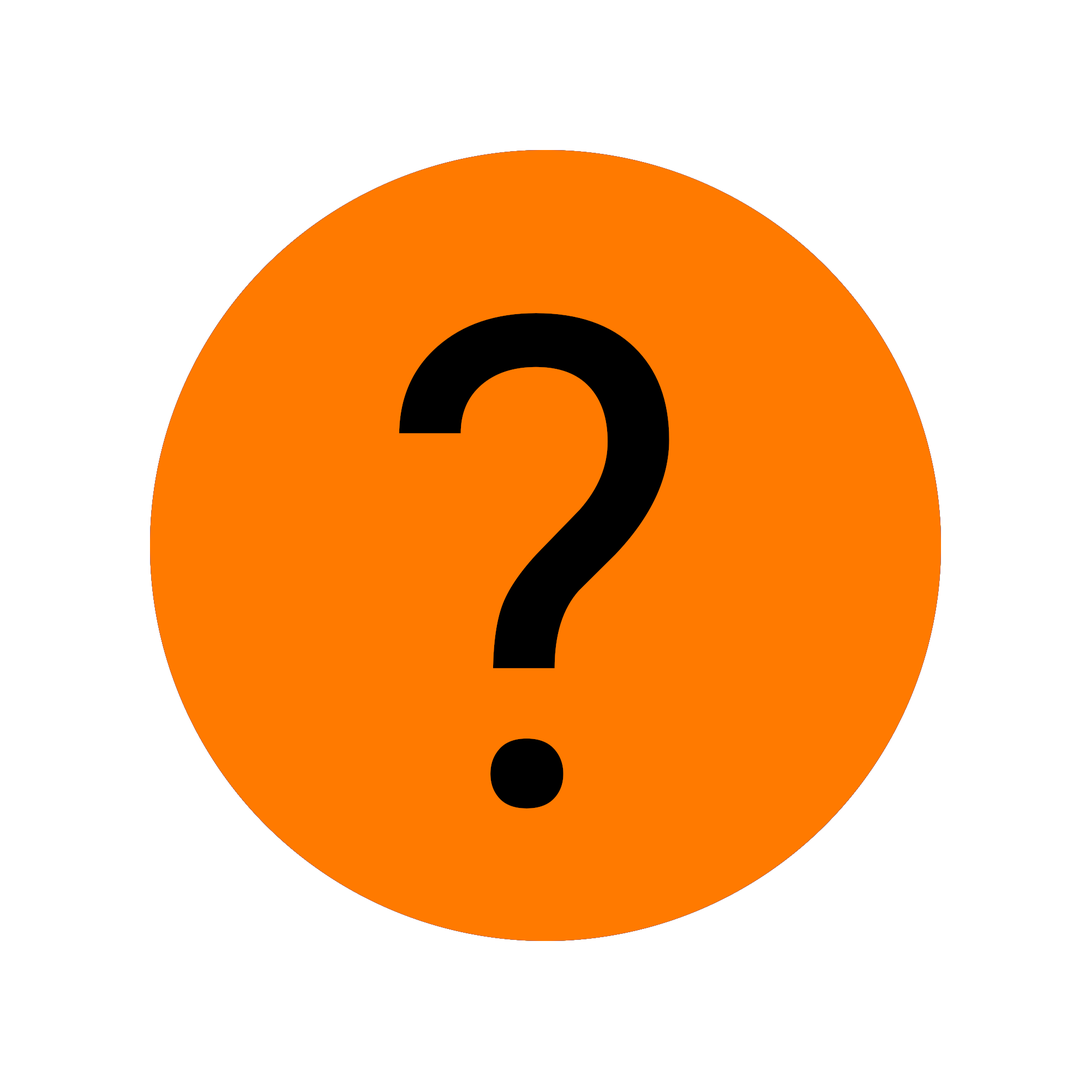
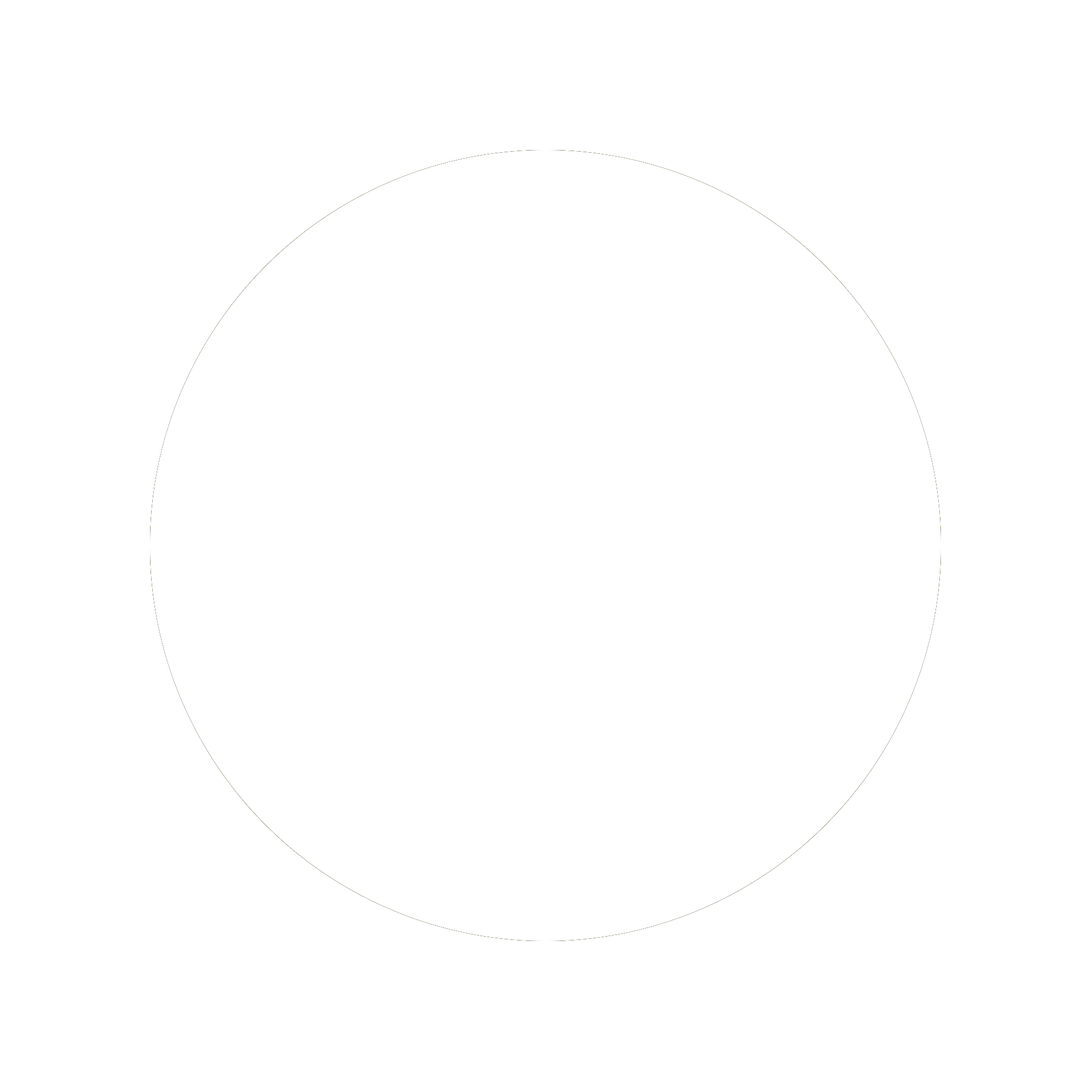
Layered file, before and after one edit (1091px x 1091px). Changes by layer:
hid "unknown" over bbox(150, 150, 942, 942)
hid "professor_plum" over bbox(150, 150, 942, 942)
painted on "mrs_white" over bbox(150, 150, 942, 942)
